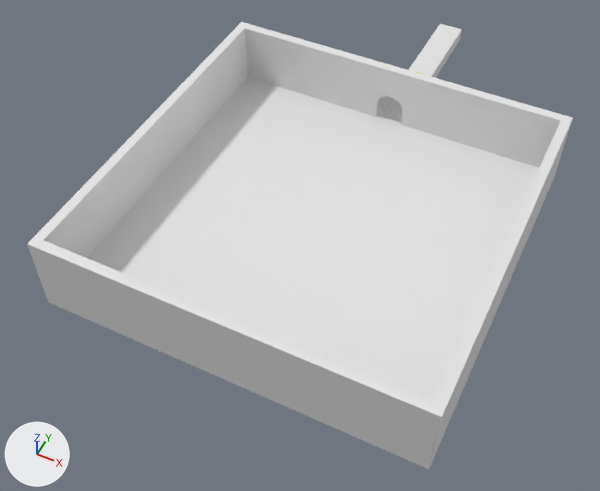
The Blender file Blender Models/Room/models.blend: old version first, new version second.
Camera for both pictures: a 50 mm lens placed at (15.8, -34.4, 41.3), pointed at (-1.4, 0.1, -1.9). Arrows for +X, +Y and +Z are at lower left; the lights stay in place.

The scene before the commit, as lines of its bpy script (objects in view):
```python
me_cube_003 = bpy.data.meshes.new('Cube.003')
me_cube_003.from_pydata(...)  # 2577 vertices, 2438 faces; spans x -12.7..12.7, y -26.4..12.2, z -0.3..5.2
me_cube_003.materials.append(mat_material_001)  # white #e7e7e7
ob_stairs = bpy.data.objects.new('Stairs', me_cube_003)
ob_stairs.location = (0.0, 13.68, 0.28)
```
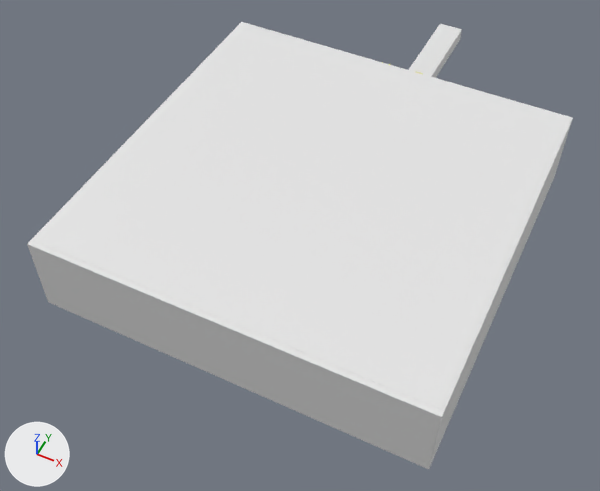
Commit message: Models : Added roof to the room

Patch to the scene script:
```diff
--- a/Blender Models/Room/models.blend.py
+++ b/Blender Models/Room/models.blend.py
@@ me_plane @@
+me_plane.from_pydata(...)  # a box spanning x -1.0..1.0, y -1.0..1.0, z -0.05..0.0
@@ ob_roof @@
+ob_roof = bpy.data.objects.new('Roof', me_plane)
+ob_roof.location = (0.0, 0.0, 5.49)
+ob_roof.scale = (12.6, 12.3, 1.0)
```

Changed parts and their boxes [x1, y1, x2, y2] in the pictures (600 x 491 px):
'Roof', added: after [34, 25, 569, 410]
'Stairs', unchanged, covered by the edit: [27, 22, 573, 469] in both
